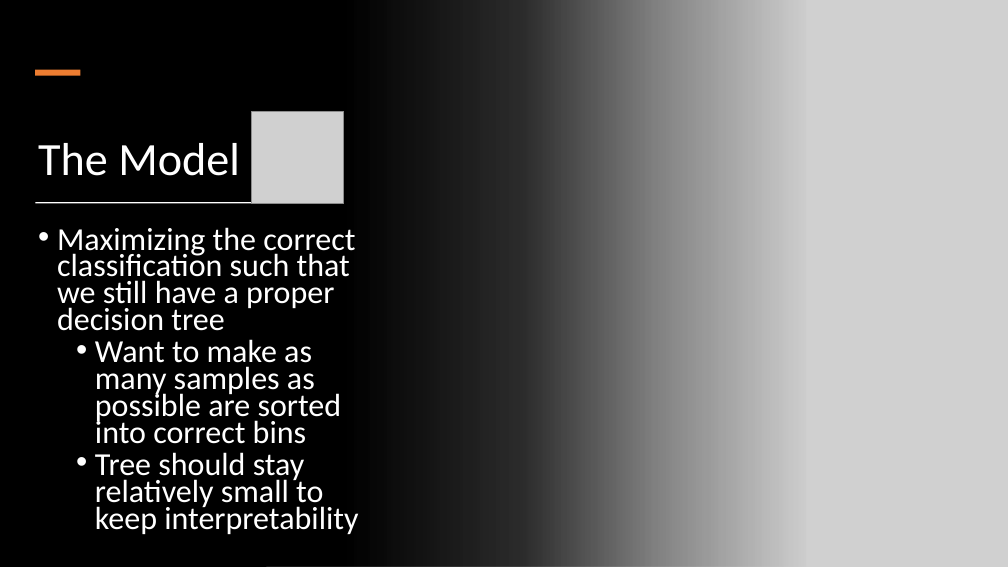
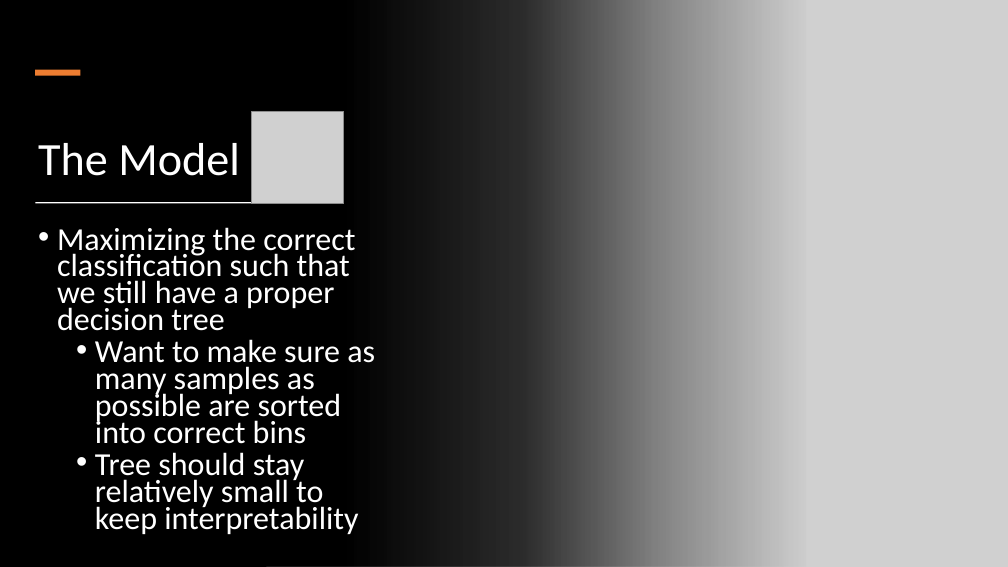
Before and after one commit to DillWithIt77/D2P-Spring-2021, a slide deck: slide 5 of Trees Get Degrees.pptx. Drawn at 1008x567 pixels with LibreOffice and Linux fonts; fonts in the diff are those of the drawing; grey boxes stand for pictures. Boxes give left, top, right and bottom in pixels: in the first picture for what was removed or moved away, otherwise in the second. Text is boxed around its words. In the diff, an @@ line names an element or a change of style, - is before the commit and + after.

```diff
--- a/Trees Get Degrees.pptx
+++ b/Trees Get Degrees.pptx
@@ text at <box>95,339,375,444</box>: text changed @@
-  • Want to make as many samples as possible are sorted into correct bins
+  • Want to make sure as many samples as possible are sorted into correct bins
```
Also in this commit, not shown: 1 other slide changed.
